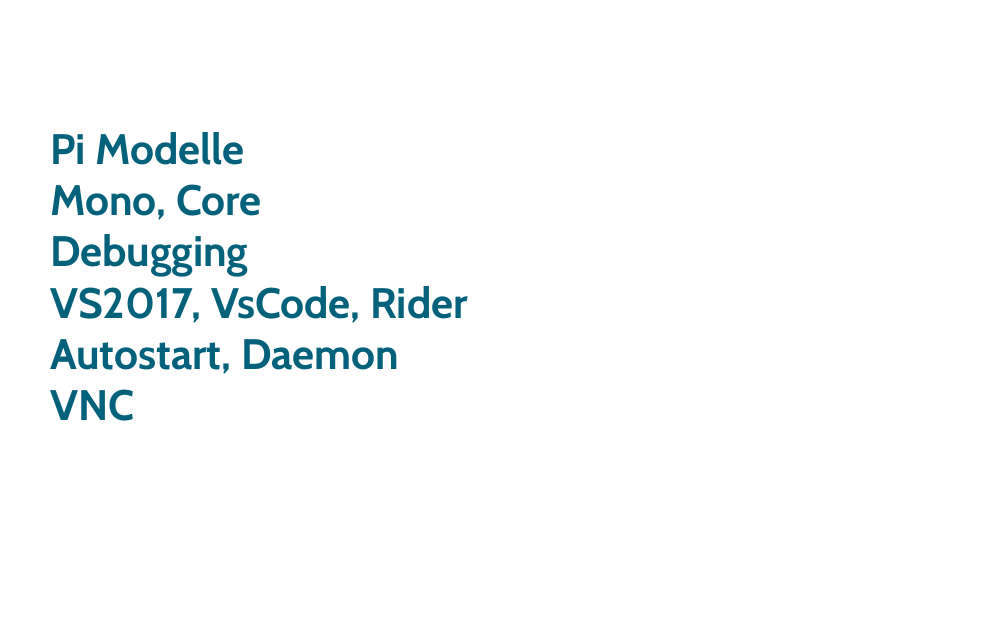
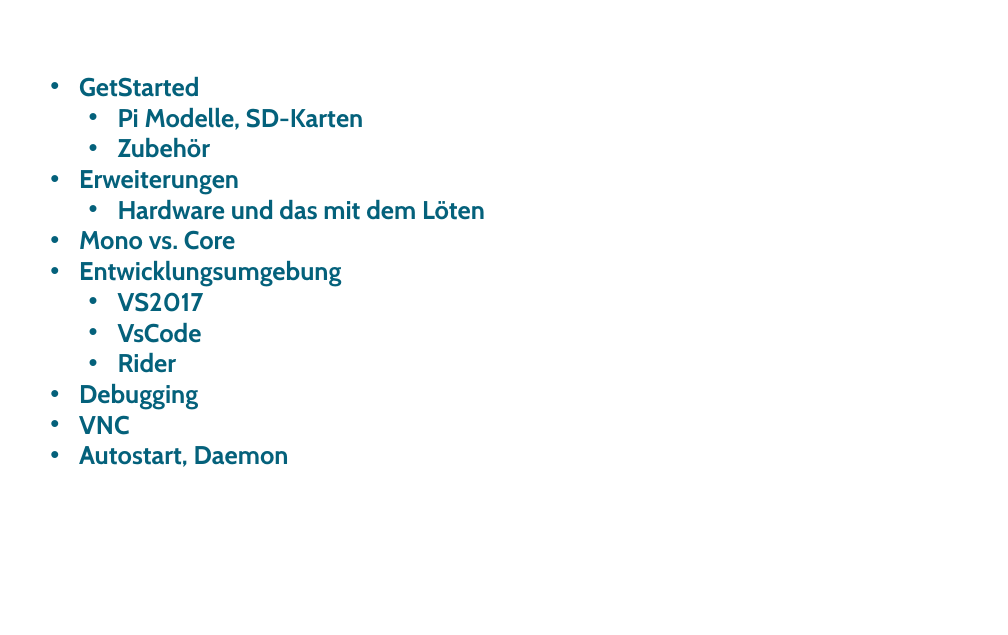
Before and after one commit to FrankPfattheicher/RaspiDotnet, a slide deck: slide 3 of Slides/RaspiDotnet.pptx. Drawn at 1008x635 pixels with LibreOffice and Linux fonts; fonts in the diff are those of the drawing; background and template pictures are left out. Boxes give left, top, right and bottom in pixels: in the first picture for what was removed or moved away, otherwise in the second. Text is boxed around its words. In the diff, an @@ line names an element or a change of style, - is before the commit and + after.

```diff
--- a/Slides/RaspiDotnet.pptx
+++ b/Slides/RaspiDotnet.pptx
@@ text at (x1=79, y1=76, x2=485, y2=373): text changed; size 40 to 24 pt @@
-Pi Modelle
-Mono, Core
+• GetStarted
+  • Pi Modelle, SD-Karten
+  • Zubehör
+• Erweiterungen
+  • Hardware und das mit dem Löten
+• Mono vs. Core
+• Entwicklungsumgebung
+  • VS2017
+  • VsCode
+  • Rider
@@ text at (x1=50, y1=389, x2=134, y2=421): paragraph removed @@
-VNC
@@ text at (x1=79, y1=383, x2=289, y2=467): size 40 to 24 pt in "Debugging", "Autostart, Daemon"; bullet none to • @@
@@ text at (x1=79, y1=415, x2=130, y2=435): text changed; size 40 to 24 pt @@
-VS2017, VsCode, Rider
+• VNC
```
Also in this commit, not shown: 2 slides added, 3 other files.
